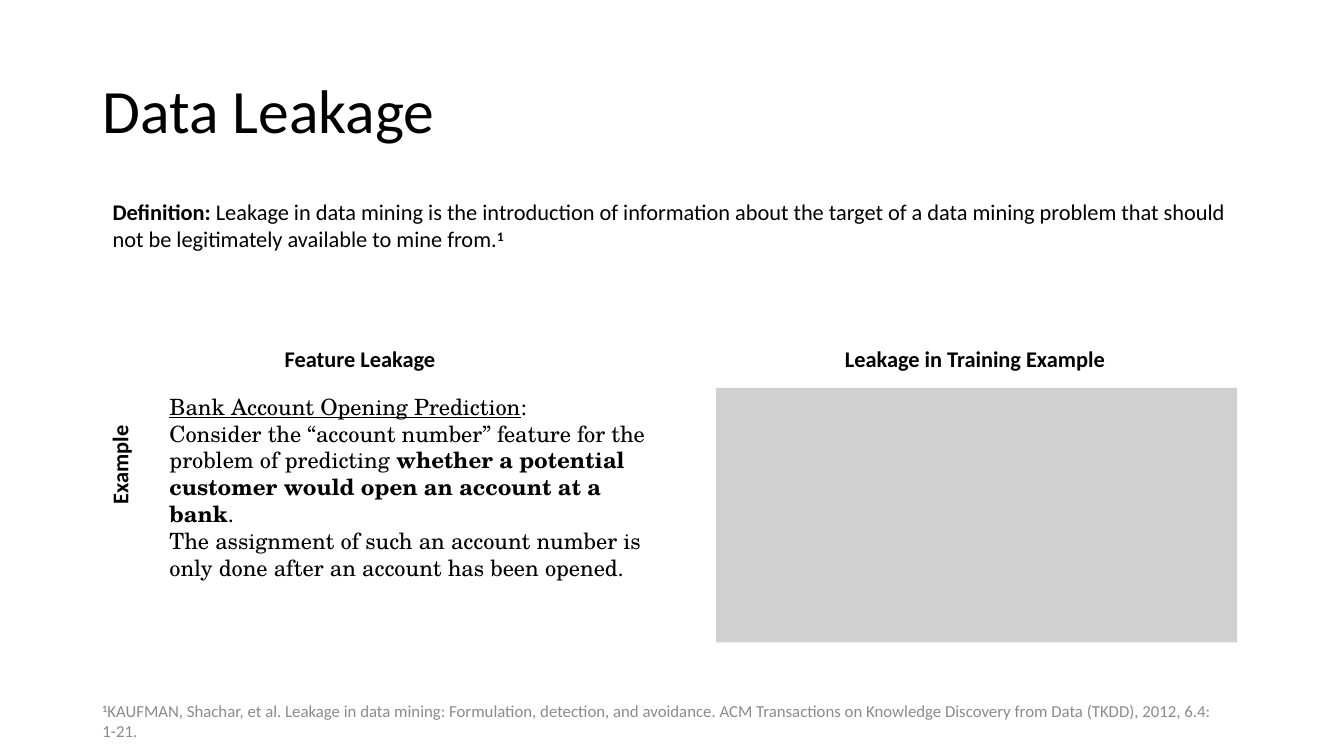
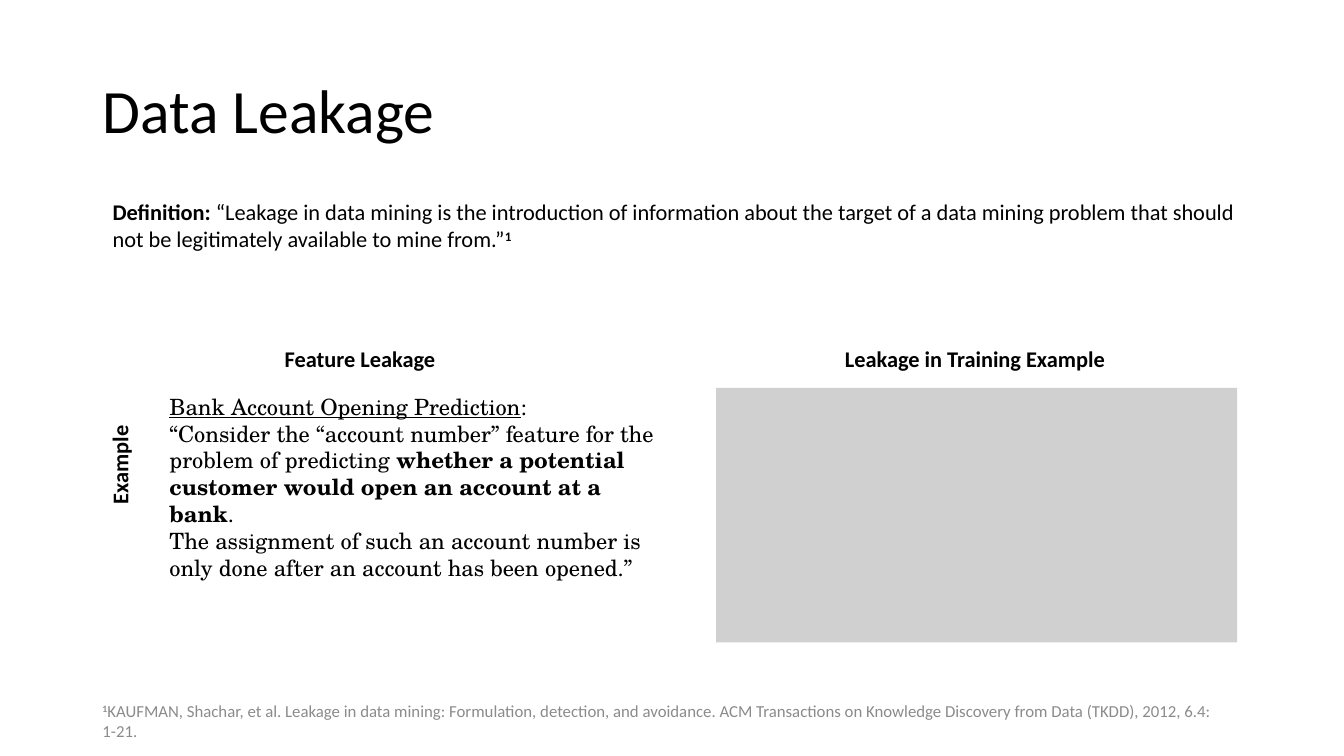
Before and after one commit to MiguelLoureiro98/timecave, a slide deck: slide 6 of papers/.ppt/cvtimeseries.pptx. Drawn at 1344x756 pixels with LibreOffice and Linux fonts; fonts in the diff are those of the drawing; grey boxes stand for pictures. Boxes give left, top, right and bottom in pixels: in the first picture for what was removed or moved away, otherwise in the second. Text is boxed around its words. In the diff, an @@ line names an element or a change of style, - is before the commit and + after.

```diff
--- a/papers/.ppt/cvtimeseries.pptx
+++ b/papers/.ppt/cvtimeseries.pptx
@@ text at (113,204,1234,251): text changed @@
-Definition: Leakage in data mining is the introduction of information about the target of a data mining problem that should not be legitimately available to mine from.1
+Definition: “Leakage in data mining is the introduction of information about the target of a data mining problem that should not be legitimately available to mine from.”1
@@ text at (169,425,653,577): text changed @@
-Consider the “account number” feature for the problem of predicting whether a potential customer would open an account at a bank.
-The assignment of such an account number is only done after an account has been opened.
+“Consider the “account number” feature for the problem of predicting whether a potential customer would open an account at a bank.
+The assignment of such an account number is only done after an account has been opened.”
```
Also in this commit, not shown: 20 other slides changed, 2 slides added, 1 other file.
